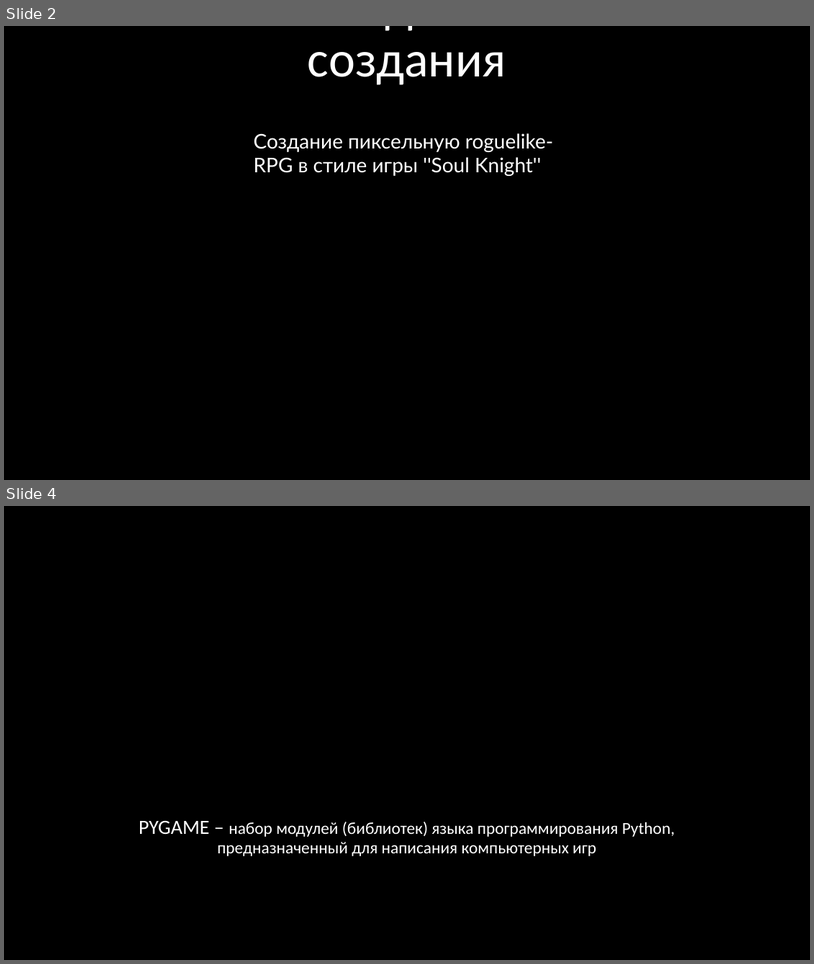
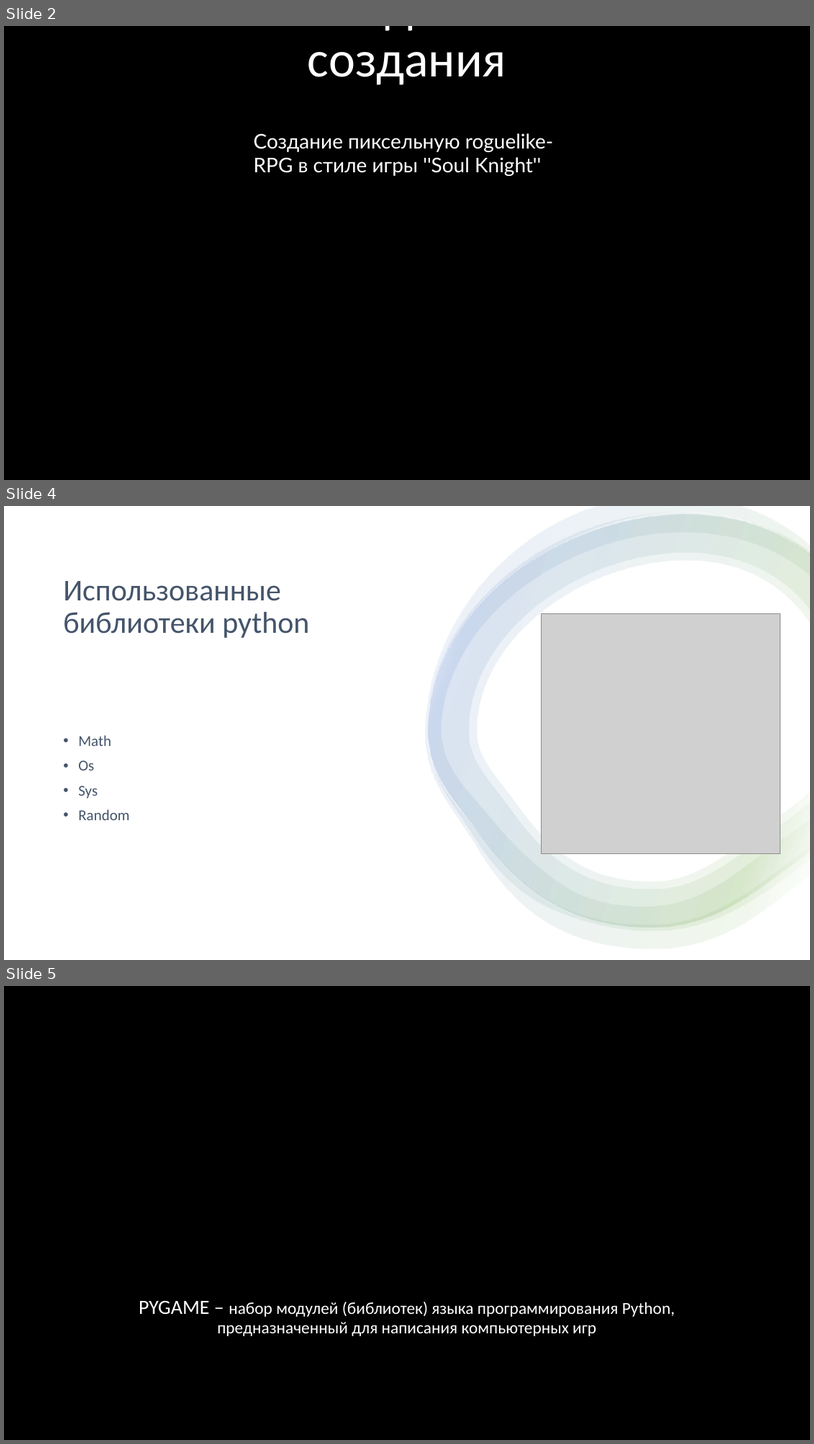
Before and after one commit to Tr1Ton4ik/Dungeon-Destroyer, a slide deck: presentation.pptx. Shown one above the other, each under a label of ours: slides 2 and 4 before the commit, slides 2, 4 and 5 after it; the slides between them are not shown. The pictures are 814x964 and 814x1444 pixels, drawn with LibreOffice and Linux fonts; fonts in the diff are those of the drawing; grey boxes stand for pictures; background and template pictures are left out. Boxes give left, top, right and bottom in pixels: in the first picture for what was removed or moved away, otherwise in the second. Text is boxed around its words. In the diff, an @@ line names an element or a change of style, - is before the commit and + after.

```diff
--- a/presentation.pptx
+++ b/presentation.pptx
@@ slide 4 added at (x1=4, y1=506, x2=810, y2=960), background #FFFFFF @@
@@ rectangle added at (x1=4, y1=506, x2=810, y2=960), fill #FFFFFF @@
@@ group added at (x1=426, y1=506, x2=810, y2=948): 4 freeform shapes @@
@@ title added at (x1=63, y1=581, x2=309, y2=638), 36 pt, text #44546A @@
+Использованные библиотеки python
@@ picture added at (x1=541, y1=614, x2=781, y2=853) @@
@@ text added at (x1=78, y1=735, x2=129, y2=820), 18 pt, text #44546A @@
+• Math
+• Os
+• Sys
+• Random
@@ what was slide 4 is now slide 5 @@
```
Also in this commit, not shown: 3 other slides added, 1 slide removed, 1 other file.
